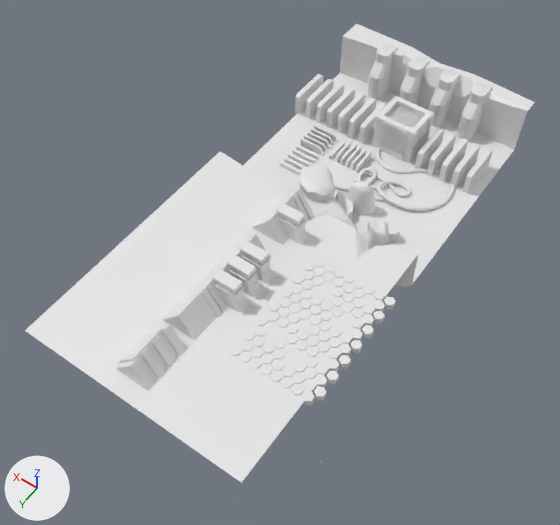
The glTF model public/models/floor5.glb as it was, and as the next commit left it.
The view is the same before and after, from a 50 mm camera at (-32.6, 33.5, 80.8) aimed at (6.7, -21.4, -5.6). Arrows for +X, +Y and +Z are at lower left; the lights stay in place. Vertices at the same position are counted once.

In view in the first picture: 'bossfloor'.
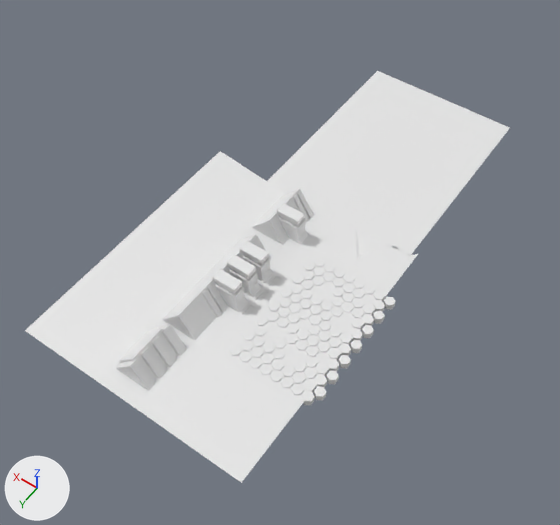
The change, as a list of edits to the scene's bpy script:
```text
Change me_bossfloor:
    used by ob_bossfloor; location = (6.8, 9.1, 0.0)
    remove me_bossfloor.from_pydata(...)  # 4485 vertices, 7913 faces; spans x -23.4..17.3, y -77.2..3.2, z -9.8..4.1
    add me_bossfloor.from_pydata(...)  # 1829 vertices, 3014 faces; spans x -18.2..16.8, y -68.6..0.0, z -3.5..4.1
    me_bossfloor part 1: 100 loose pieces with 2614 vertices, spanning x -23.4..17.3, y -75.8..3.2, z -9.8..3.6, are deleted
    me_bossfloor part 2
    48 vertices are removed from x -16.8..16.8, y -77.2..-36.3, z -7.2..0.6
    107 faces are deleted
    6 vertices are added at (-16.1, -33.0, -0.3), (-16.1, -37.9, 0.0), (-16.1, -68.6, 0.0), (7.5, -33.0, -0.3), (7.5, -37.9, 0.0), (7.5, -68.6, 0.0)
    4 new faces join them
```

Location of each change, [x1, y1, x2, y2] in pixels of the pictures (560 x 525 px):
'bossfloor', reshaped (14% shorter): before [25, 24, 535, 503]; after [25, 71, 510, 483]
part 1 of me_bossfloor, deleted: before [233, 43, 493, 503]
part 2 of me_bossfloor, cut back: before [243, 24, 535, 287]; after [267, 71, 510, 256]
